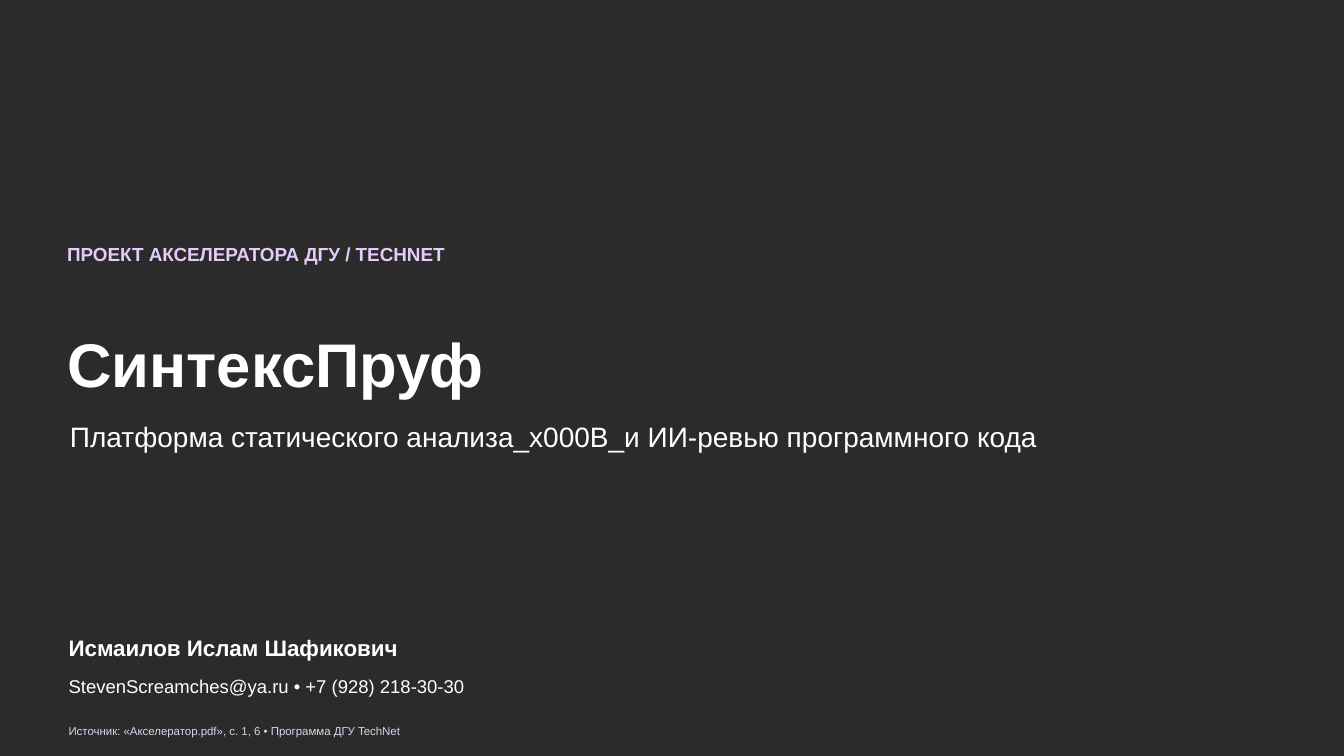
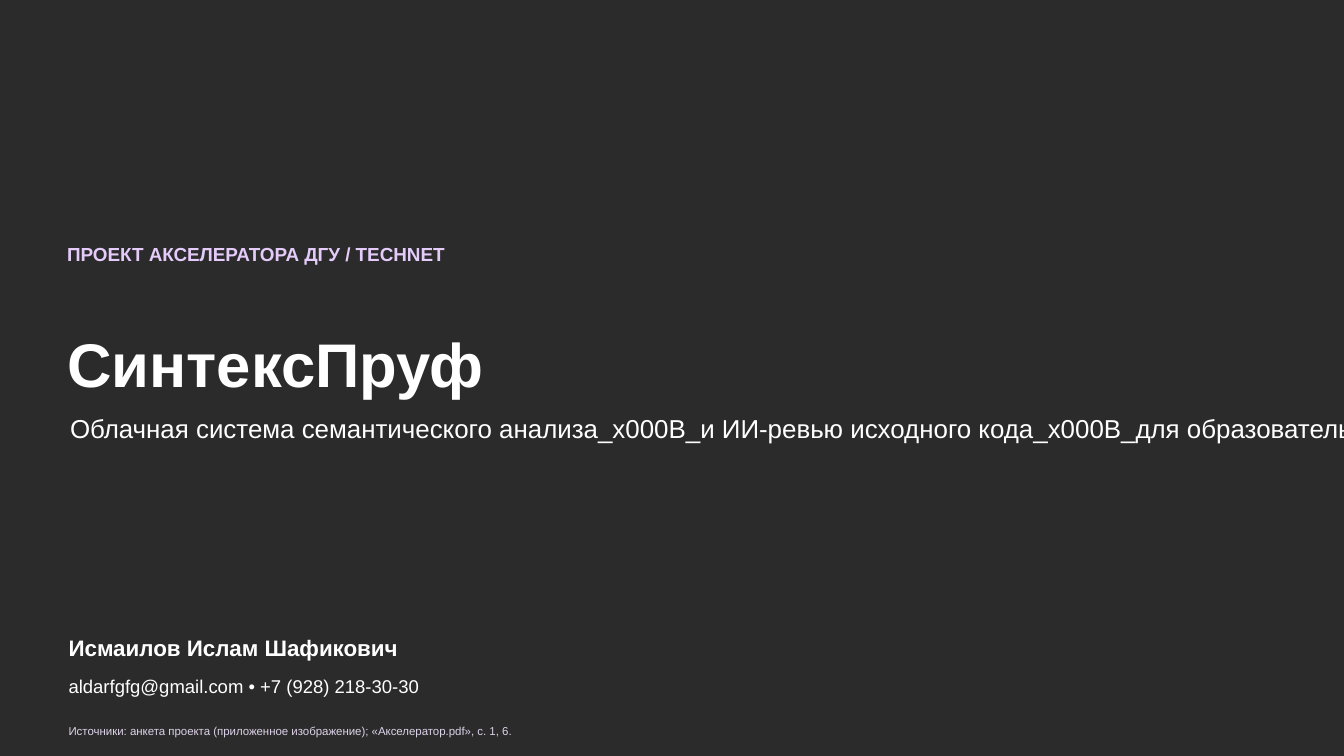
Before and after one commit to Athariyah/SyntaxRay, a slide deck: slide 1 of presentations/СинтексПруф_TechNet_ДГУ_2026.pptx. Drawn at 1344x756 pixels with LibreOffice and Linux fonts; fonts in the diff are those of the drawing; background and template pictures are left out; a plain dark background stands for a picture behind light text. Boxes give left, top, right and bottom in pixels: in the first picture for what was removed or moved away, otherwise in the second. Text is boxed around its words. In the diff, an @@ line names an element or a change of style, - is before the commit and + after.

Commit message:
Update TechNet deck with project questionnaire and team

```diff
--- a/presentations/СинтексПруф_TechNet_ДГУ_2026.pptx
+++ b/presentations/СинтексПруф_TechNet_ДГУ_2026.pptx
@@ text at [70,419,1179,444]: text changed; size 20 to 18.5 pt @@
-Платформа статического анализа
-и ИИ-ревью программного кода
+Облачная система семантического анализа
+и ИИ-ревью исходного кода
+для образовательных учреждений
@@ text at [69,679,419,697]: text changed @@
-StevenScreamches@ya.ru • +7 (928) 218-30-30
+aldarfgfg@gmail.com • +7 (928) 218-30-30
@@ text at [69,726,512,738]: text changed @@
-Источник: «Акселератор.pdf», с. 1, 6 • Программа ДГУ TechNet
+Источники: анкета проекта (приложенное изображение); «Акселератор.pdf», с. 1, 6.
```
Also in this commit, not shown: 3 other slides changed, 1 slide added, 1 slide removed, 3 other files.
